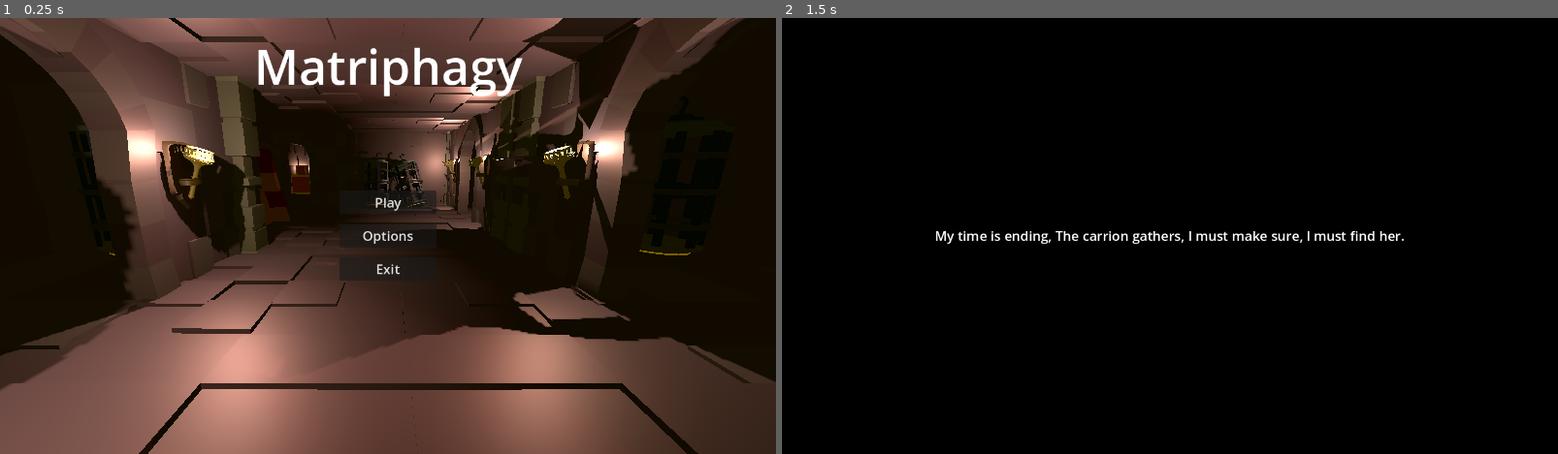
Above: before the commit, frames 1-2 (left to right).
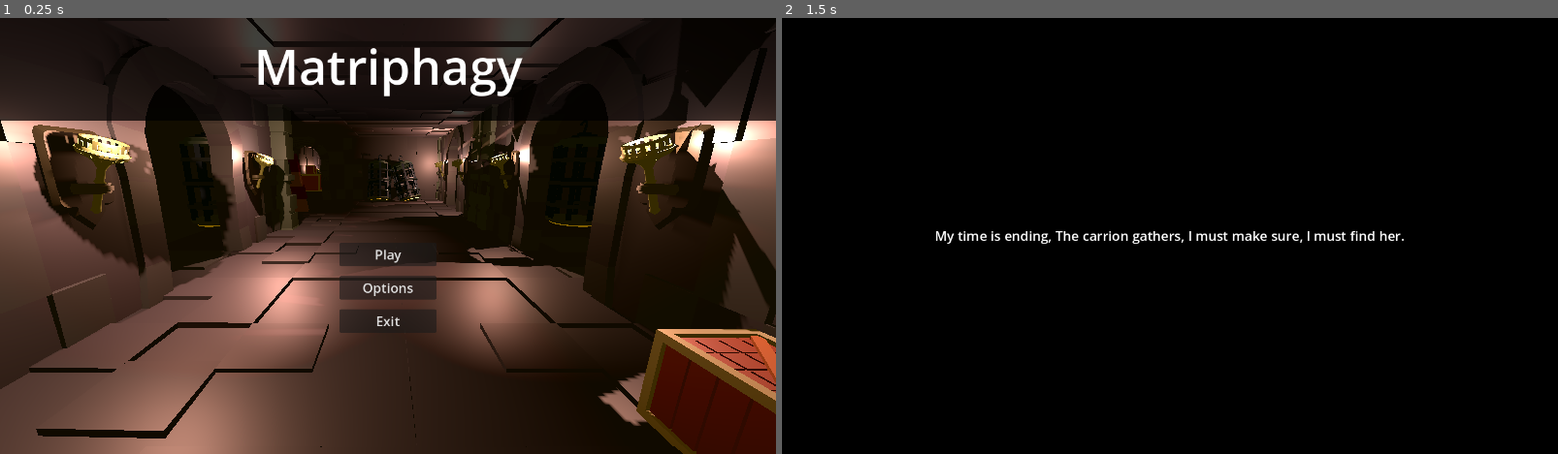
Above: after the commit, the same moments.

Repository: Kibaus/Jamsepticeye_GameJam
Game: Godot game, scene res://scenes/main.tscn
The game is run twice, just before and just after one commit, with the same random seed, the same clock (stepped at 60 frames per second) and the same inputs. Sound files missing from this copy of the repository are replaced by a short silence.
Inputs (mouse positions are in pixels of both pictures, inside the frame that each line leads up to):
- Up to frame 1 (0.25 s): no input
- Up to frame 2 (1.5 s): click "Play" at 0.5 s; tap Enter at 1.25 s; move the mouse to (1208, 236) at 1.27 s; hold W (move_forward) from 1.28 s (still down); right-click (1208, 236) at 1.35 s

The runs differ from the first frame. In frame 1, 65% of the frame differs, in the area x 0-100%, y 0-100%; in frame 2, nothing differs.

Commit message:
some more mainmenu adjust

Diff:
--- a/jamsepticeye-gj/scenes/components/ui_main.tscn
+++ b/jamsepticeye-gj/scenes/components/ui_main.tscn
@@ -10,6 +10,14 @@
 grow_horizontal = 2
 grow_vertical = 2
 script = ExtResource("1_3sqg6")
+
+[node name="ColorRect" type="ColorRect" parent="."]
+layout_mode = 1
+anchors_preset = 10
+anchor_right = 1.0
+offset_bottom = 170.0
+grow_horizontal = 2
+color = Color(0, 0, 0, 0.7490196)
 
 [node name="Label" type="Label" parent="."]
 layout_mode = 1
@@ -31,6 +39,7 @@
 anchor_right = 0.5
 anchor_bottom = 1.0
 offset_left = -80.0
+offset_top = 171.0
 offset_right = 80.0
 grow_horizontal = 2
 grow_vertical = 2
--- a/jamsepticeye-gj/scenes/main.tscn
+++ b/jamsepticeye-gj/scenes/main.tscn
@@ -9,7 +9,7 @@
 script = ExtResource("1_0wfyh")
 
 [node name="CamPivot" type="Marker3D" parent="."]
-transform = Transform3D(1, 0, 0, 0, 0.9723699, 0.23344538, 0, -0.23344538, 0.9723699, 1.1115923, 1.8485572, 0.08395386)
+transform = Transform3D(1, 0, 0, 0, 0.9723699, 0.23344538, 0, -0.23344538, 0.9723699, 1.1115923, 1.8485572, 2.2937884)
 
 [node name="Camera3D" type="Camera3D" parent="CamPivot"]
 
